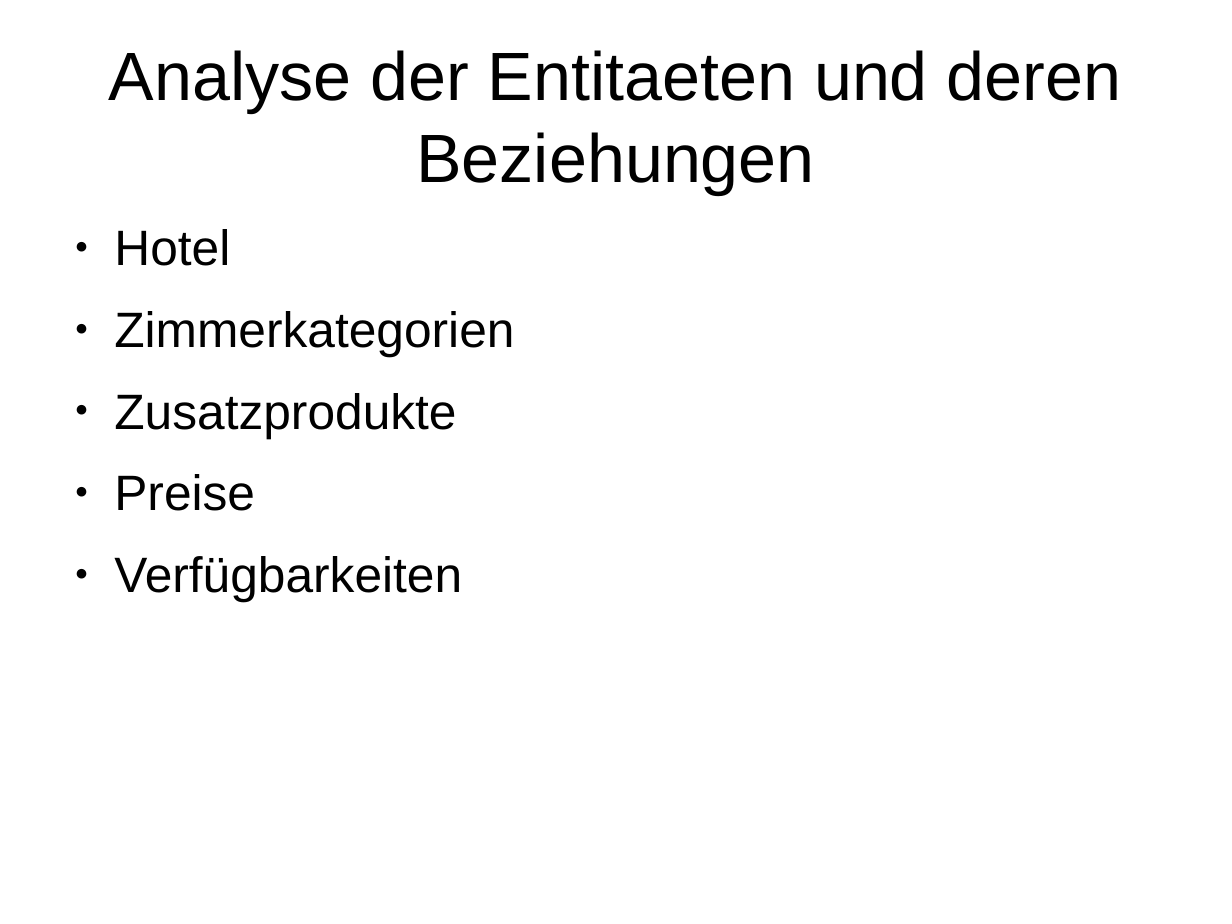
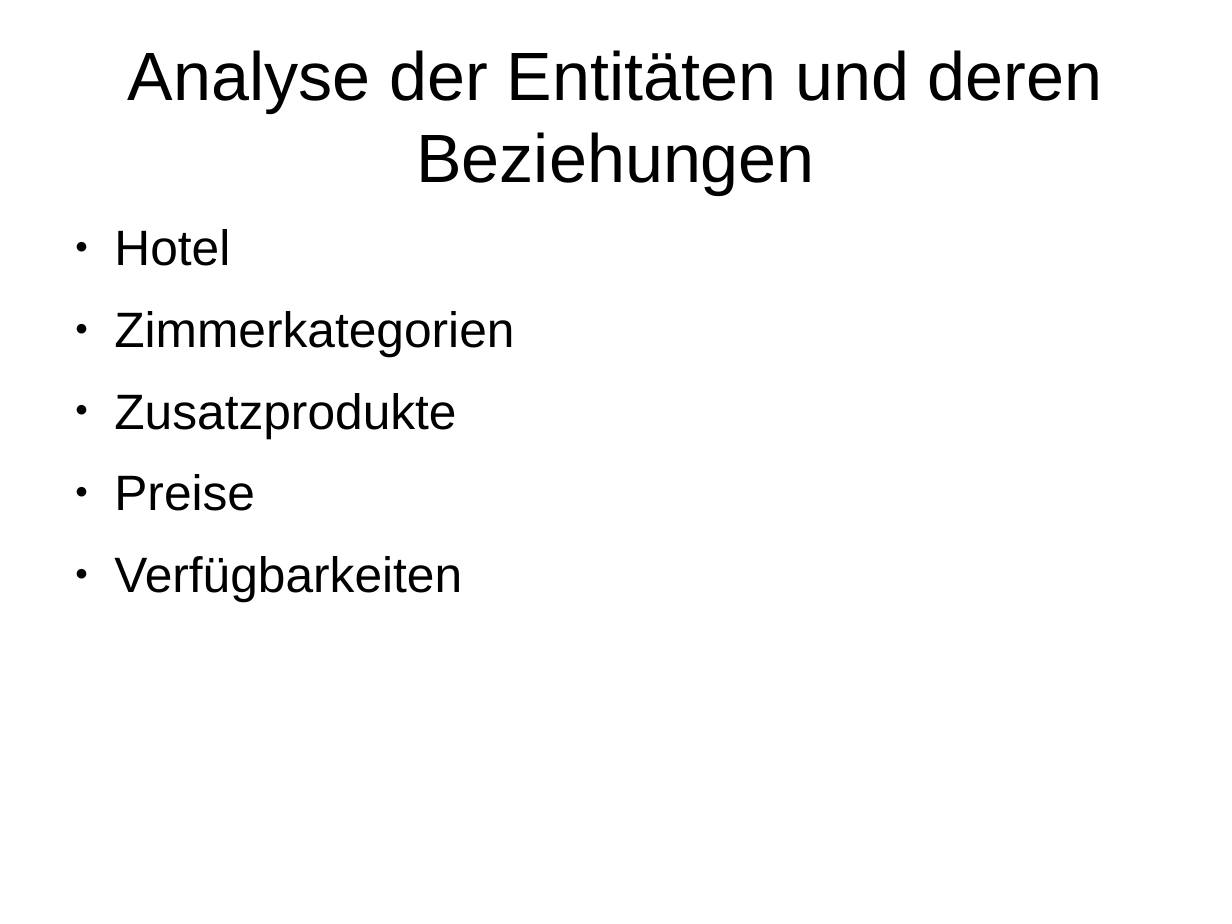
Before and after one commit to janhelmle/weiterbildung_fachinformatiker_ihk_projektantrag, a slide deck: slide 7 of praesentation/presentation_v1.odp. Drawn at 1232x924 pixels with LibreOffice and Linux fonts; fonts in the diff are those of the drawing. Boxes give left, top, right and bottom in pixels: in the first picture for what was removed or moved away, otherwise in the second. Text is boxed around its words. In the diff, an @@ line names an element or a change of style, - is before the commit and + after.

Commit message:
Progress

```diff
--- a/praesentation/presentation_v1.odp
+++ b/praesentation/presentation_v1.odp
@@ title at (x1=128, y1=50, x2=1103, y2=194): text changed @@
-Analyse der Entitaeten und deren Beziehungen
+Analyse der Entitäten und deren Beziehungen
```
Also in this commit, not shown: 2 other slides changed.
